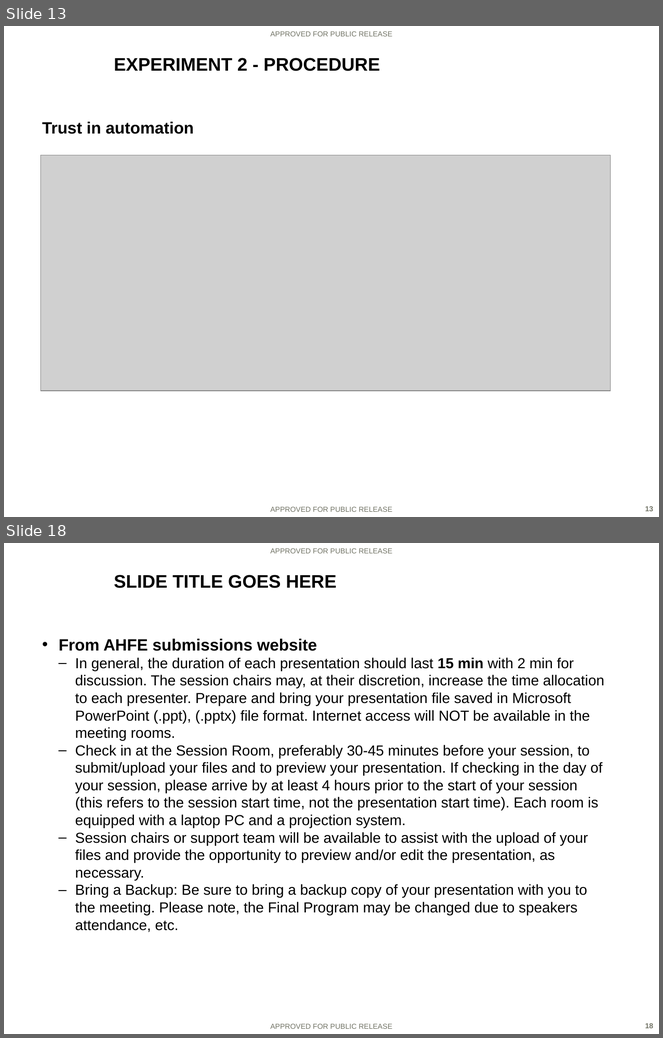
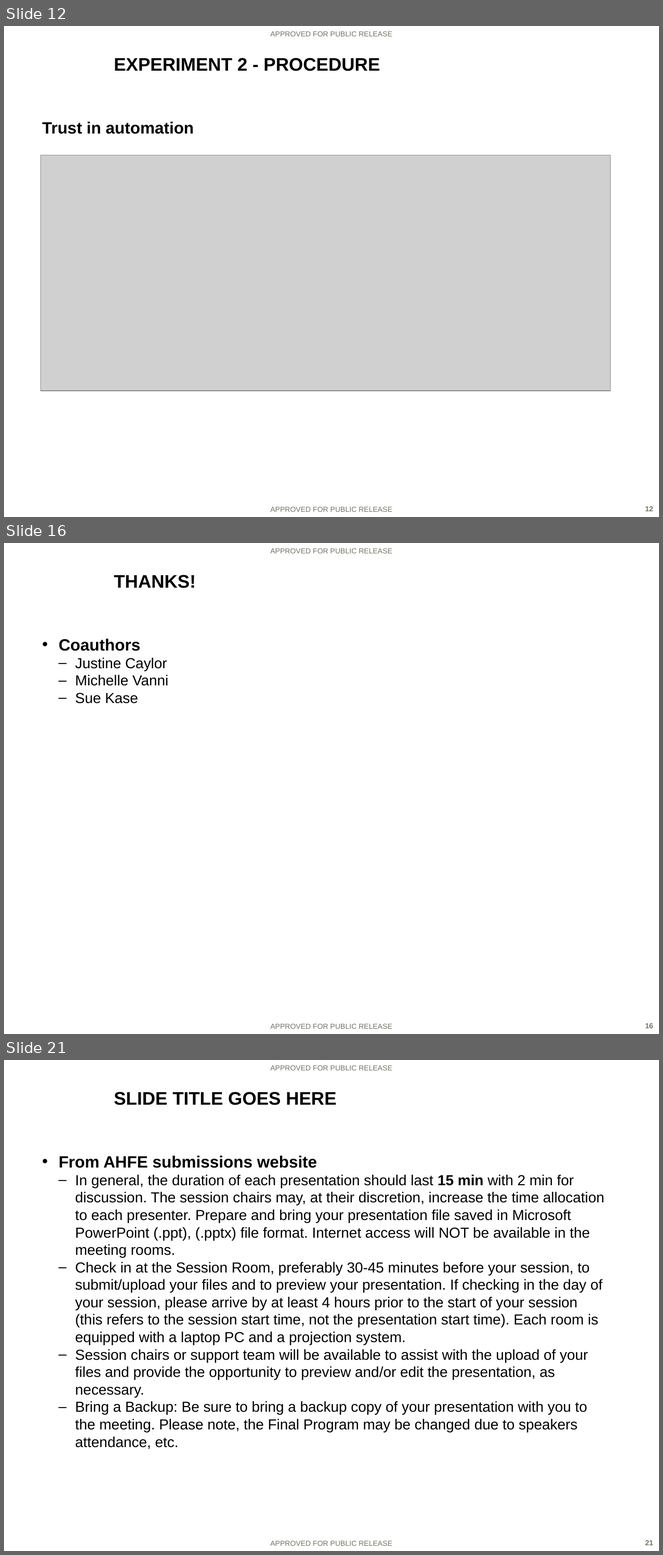
Before and after one commit to ezaroukian/ELICIT-2, a slide deck: analysis/Zaroukian-AHFE-presentation.PPTX. Shown one above the other, each under a label of ours: slides 13 and 18 before the commit, slides 12, 16 and 21 after it; the slides between them are not shown. The pictures are 663x1038 and 663x1555 pixels, drawn with LibreOffice and Linux fonts; fonts in the diff are those of the drawing; grey boxes stand for pictures; background and template pictures are left out. Boxes give left, top, right and bottom in pixels: in the first picture for what was removed or moved away, otherwise in the second. Text is boxed around its words. In the diff, an @@ line names an element or a change of style, - is before the commit and + after.

```diff
--- a/analysis/Zaroukian-AHFE-presentation.PPTX
+++ b/analysis/Zaroukian-AHFE-presentation.PPTX
@@ slide 16 added at (x1=4, y1=543, x2=659, y2=1034), background picture (left out); not listed: 3 template elements that a slide beside it also shows @@
@@ title added at (x1=114, y1=575, x2=196, y2=588), 20 pt, text #000000, bold @@
+THANKS!
@@ text added at (x1=59, y1=639, x2=168, y2=704), 16 pt, text #000000 @@
+• Coauthors
+  – Justine Caylor
+  – Michelle Vanni
+  – Sue Kase
@@ what was slide 13 is now slide 12 @@
@@ what was slide 18 is now slide 21 @@
@@ page number at (x1=645, y1=1540, x2=653, y2=1546): text changed @@
-18
+21
```
Also in this commit, not shown: 5 slides changed, 4 other slides added, 4 slides removed, 3 other files.
